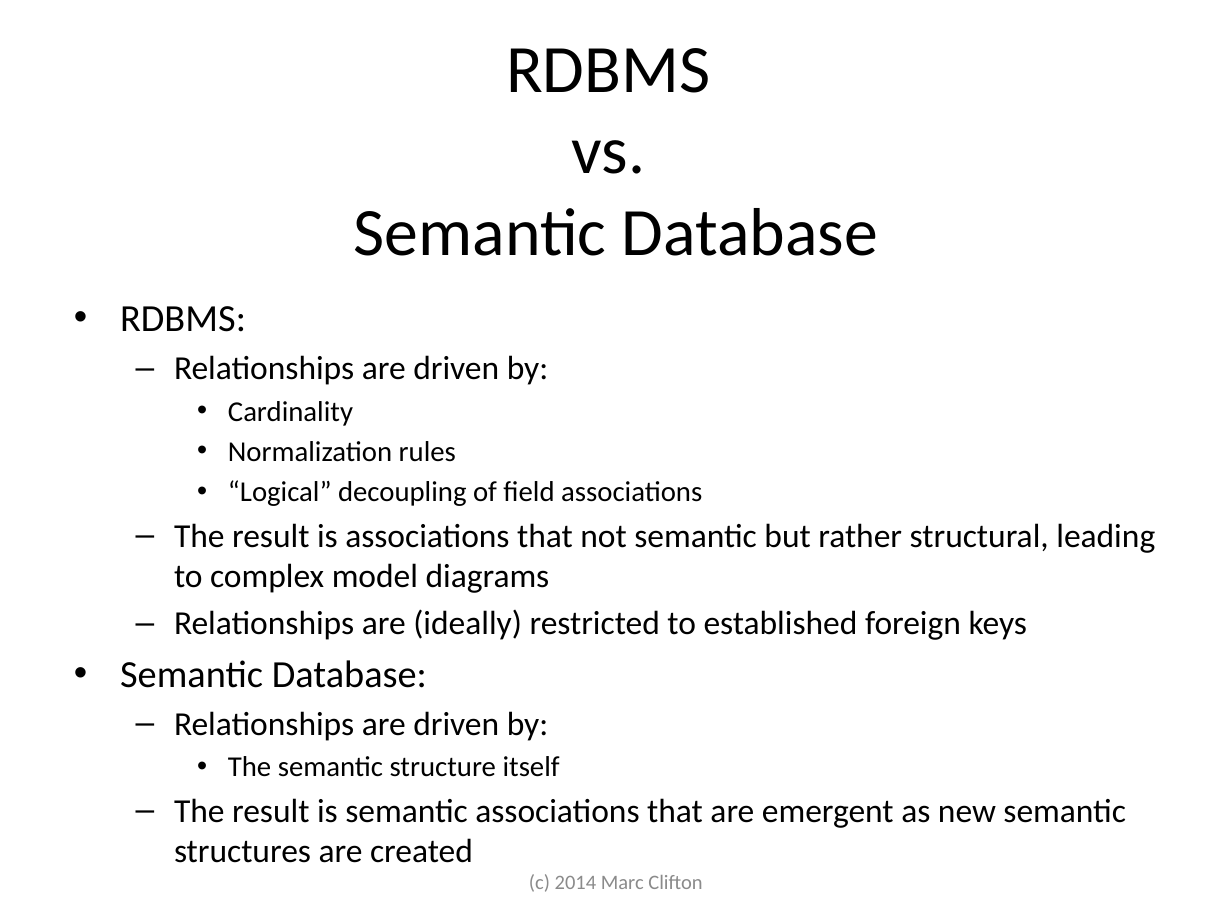
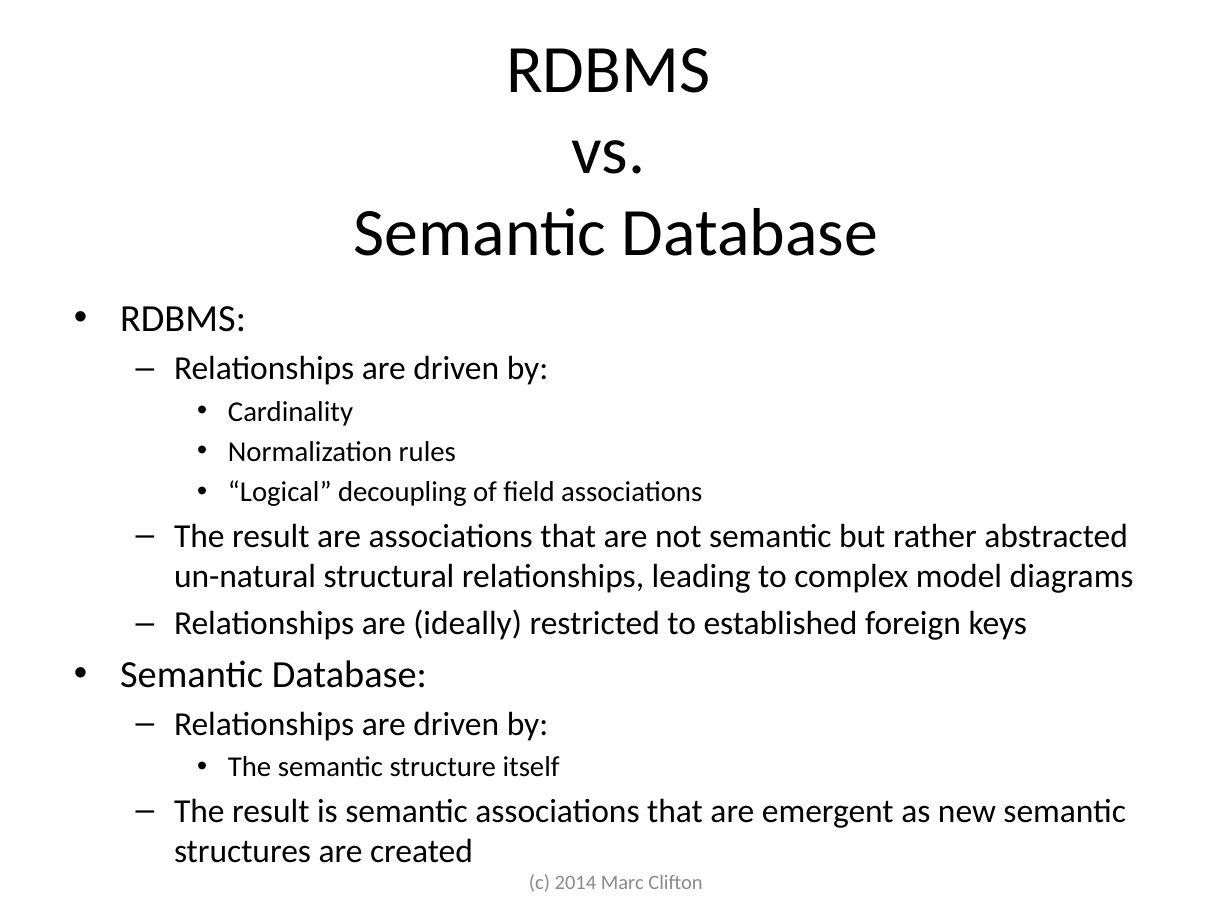
Before and after one commit to cliftonm/HOPE, a slide deck: slide 15 of Articles/semantic database slide show.pptx. Drawn at 1232x924 pixels with LibreOffice and Linux fonts; fonts in the diff are those of the drawing. Boxes give left, top, right and bottom in pixels: in the first picture for what was removed or moved away, otherwise in the second. Text is boxed around its words. In the diff, an @@ line names an element or a change of style, - is before the commit and + after.

```diff
--- a/Articles/semantic database slide show.pptx
+++ b/Articles/semantic database slide show.pptx
@@ text at [174, 523, 1134, 593]: text changed @@
-  – The result is associations that not semantic but rather structural, leading to complex model diagrams
+  – The result are associations that are not semantic but rather abstracted un-natural structural relationships, leading to complex model diagrams
```
Also in this commit, not shown: 1 other slide changed, 3 other files.
